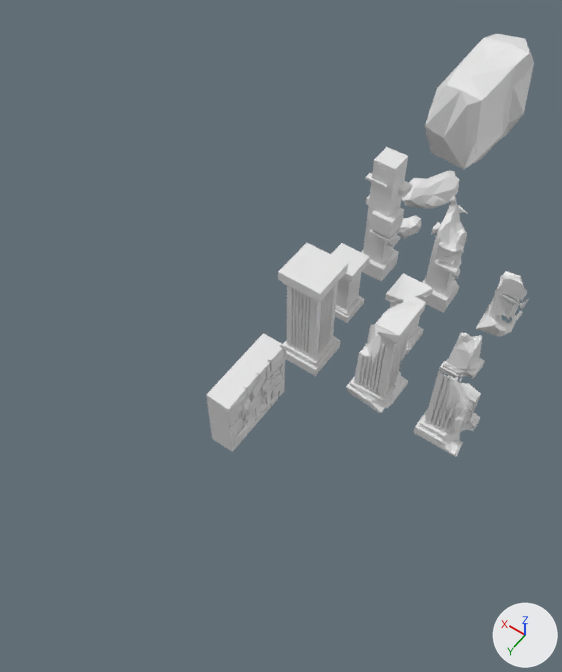
A saved change to the Blender file assets/Assets 3D/Blender_files/Assets 3D.blend.
The view is the same before and after, from a 50 mm lens placed at (-20.5, 50.8, 52.6), pointed at (2.3, 18.9, 2.5). Every picture has the same lights, and +X, +Y and +Z are marked at lower right.

The first picture shows 'Grosse roche', 'Mur gravé', 'Parroie', 'Pillier 1', 'Pillier 1.1', 'Pillier 1.2', 'Pillier 2', 'Pillier 2.001', 'Pillier 2.002', 'Pillier 3', 'Pillier 3.1', 'Pillier 3.2'.
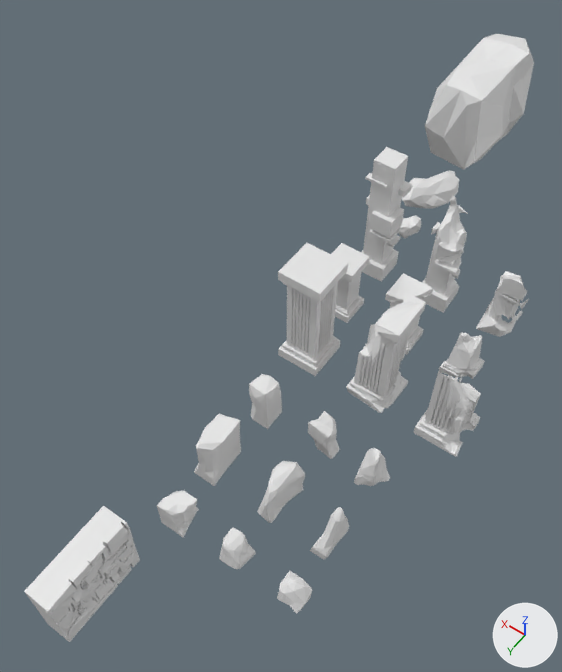
The edits, one by one:
Mesh me_cube_015 is new.
It has 642 vertices, 640 faces and spans x -1.0..1.0, y -1.0..1.0, z -1.0..0.67.
Mesh me_cube_014 is new.
It has 642 vertices, 640 faces and spans x -1.0..1.0, y -1.0..1.0, z -1.0..1.0.
Mesh me_cube_013 is new.
It has 642 vertices, 640 faces and spans x -1.0..1.0, y -1.0..0.83, z -1.0..0.88.
Mesh me_cube_012 is new.
It has 642 vertices, 640 faces and spans x -1.0..1.0, y -1.0..0.85, z -1.0..0.41.
Mesh me_cube_011 is new.
It has 642 vertices, 640 faces and spans x -0.98..1.0, y -1.0..1.0, z -1.0..1.0.
Mesh me_cube_010 is new.
It has 642 vertices, 640 faces and spans x -0.5..1.0, y -1.0..1.0, z -1.0..0.59.
Mesh me_cube_009 is new.
It has 642 vertices, 640 faces and spans x -1.0..1.0, y -1.0..1.0, z -1.0..1.0.
Mesh me_cube_008 is new.
It has 642 vertices, 640 faces and spans x -1.0..0.96, y -1.0..1.0, z -1.01..0.68.
Mesh me_cube_001 is new.
It has 162 vertices, 160 faces and spans x -1.03..1.05, y -1.01..1.05, z -1.0..1.02.
Object 'Mur gravé' (ob_mur_gravé) moves from (0.9, 25.1, 2.9) to (0.9, 42.6, 2.9).
Object 'Cube.002' (ob_cube_002) is new; it shows me_cube_015.
Its location is (-10.1, 24.3, 2.0).
Its scale is (1.0, 1.0, 2.25).
It gains a DECIMATE modifier named 'Décimer'.
Modifier setting: ratio = 0.101.
Object 'Cube.008' (ob_cube_008) is new; it shows me_cube_014.
Its location is (-0.4, 35.1, 1.1).
Its rotation in degrees is (-0.1, 0, 0).
Its scale is (1.0, 1.0, 1.39).
It gains a DECIMATE modifier named 'Décimer'.
Modifier setting: ratio = 0.0909.
Object 'Cube.007' (ob_cube_007) is new; it shows me_cube_013.
Its location is (-5.5, 35.1, 1.1).
Its rotation in degrees is (-0.1, 0, 0).
Its scale is (1.0, 1.0, 1.39).
It gains a DECIMATE modifier named 'Décimer'.
Modifier setting: ratio = 0.0909.
Object 'Cube.006' (ob_cube_006) is new; it shows me_cube_012.
Its location is (-10.4, 35.1, 1.1).
Its rotation in degrees is (-0.1, 0, 0).
Its scale is (1.0, 1.0, 1.39).
It gains a DECIMATE modifier named 'Décimer'.
Modifier setting: ratio = 0.0404.
Object 'Cube.001' (ob_cube_001) is new; it shows me_cube_011.
Its location is (-5.8, 24.3, 2.0).
Its scale is (1.0, 1.0, 2.25).
It gains a DECIMATE modifier named 'Décimer'.
Modifier setting: ratio = 0.101.
Object 'Cube.005' (ob_cube_005) is new; it shows me_cube_010.
Its location is (-10.4, 29.8, 2.0).
Its scale is (1.0, 1.84, 2.25).
It gains a DECIMATE modifier named 'Décimer'.
Modifier setting: ratio = 0.0505.
Object 'Cube.004' (ob_cube_004) is new; it shows me_cube_009.
Its location is (0.3, 29.8, 2.0).
Its scale is (1.0, 1.84, 2.25).
It gains a DECIMATE modifier named 'Décimer'.
Modifier setting: ratio = 0.0909.
Object 'Cube.003' (ob_cube_003) is new; it shows me_cube_008.
Its location is (-5.4, 29.8, 2.0).
Its scale is (1.0, 1.84, 2.25).
It gains a DECIMATE modifier named 'Décimer'.
Modifier setting: ratio = 0.0909.
Object 'Cube' (ob_cube) is new; it shows me_cube_001.
Its location is (-0.1, 24.3, 2.0).
Its scale is (1.0, 1.0, 2.25).
It gains a DECIMATE modifier named 'Décimer'.
Modifier setting: ratio = 0.152.

Boxes [x1, y1, x2, y2] around the edits, measured in the pictures (562 x 672 px):
'Mur gravé', moved
    before: [206, 333, 286, 452]
    after: [24, 506, 140, 642]
'Cube.004', added
    after: [194, 413, 241, 486]
'Cube.003', added
    after: [257, 461, 305, 523]
'Cube', added
    after: [249, 374, 282, 429]
'Cube.008', added
    after: [157, 490, 199, 538]
'Cube.007', added
    after: [219, 528, 256, 570]
'Cube.005', added
    after: [310, 507, 349, 559]
'Cube.001', added
    after: [308, 411, 340, 459]
'Cube.006', added
    after: [277, 571, 312, 614]
'Cube.002', added
    after: [354, 448, 390, 486]
